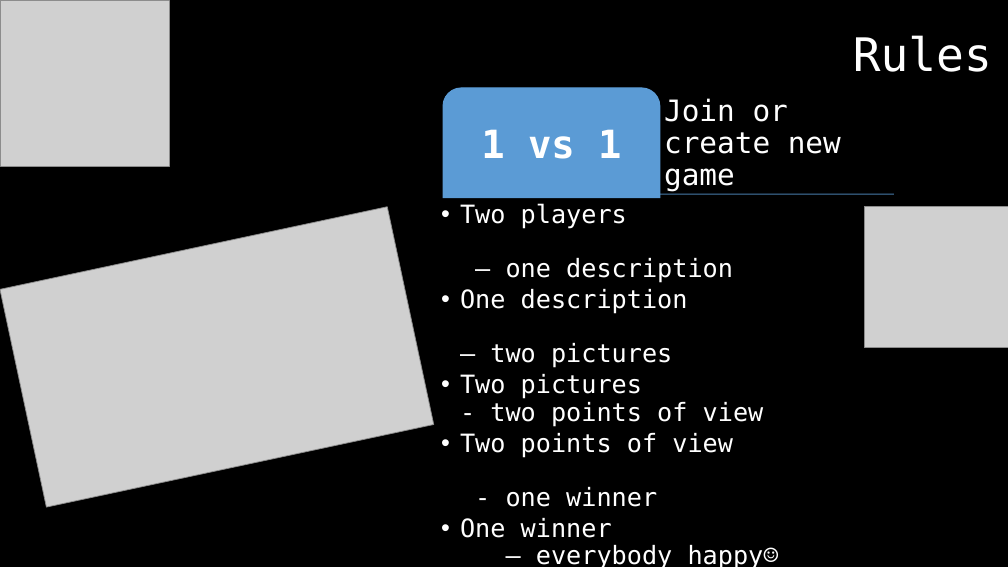
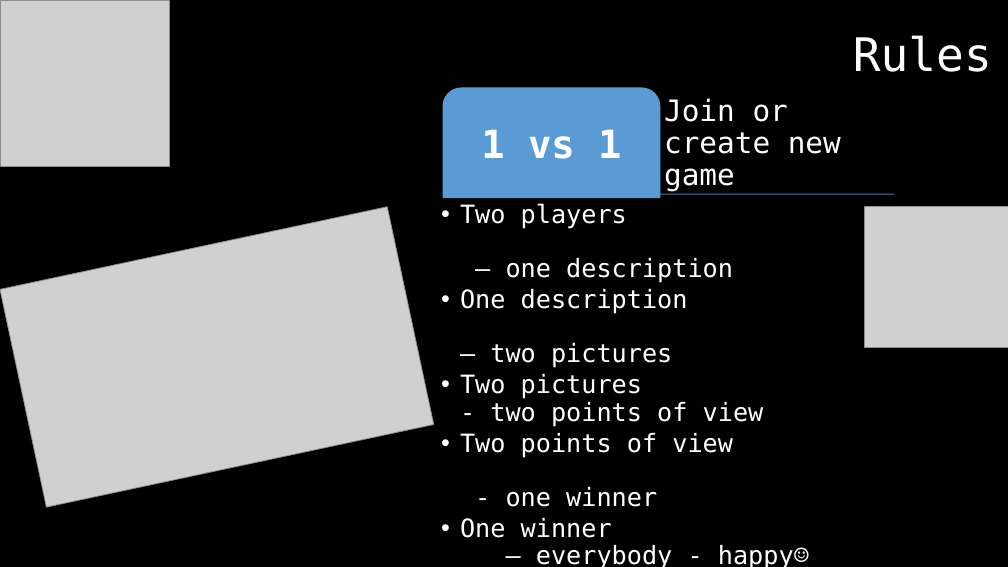
Before and after one commit to GenchoBG/HackTues3, a slide deck: slide 5 of Pixel Wars.pptx. Drawn at 1008x567 pixels with LibreOffice and Linux fonts; fonts in the diff are those of the drawing; grey boxes stand for pictures. Boxes give left, top, right and bottom in pixels: in the first picture for what was removed or moved away, otherwise in the second. Text is boxed around its words. In the diff, an @@ line names an element or a change of style, - is before the commit and + after.

```diff
--- a/Pixel Wars.pptx
+++ b/Pixel Wars.pptx
@@ text at (x1=460, y1=518, x2=809, y2=567): text changed @@
-  •• One winner – everybody happy☺
+  • One winner – everybody - happy☺
```
Also in this commit, not shown: 3 other slides changed, 11 other files.
